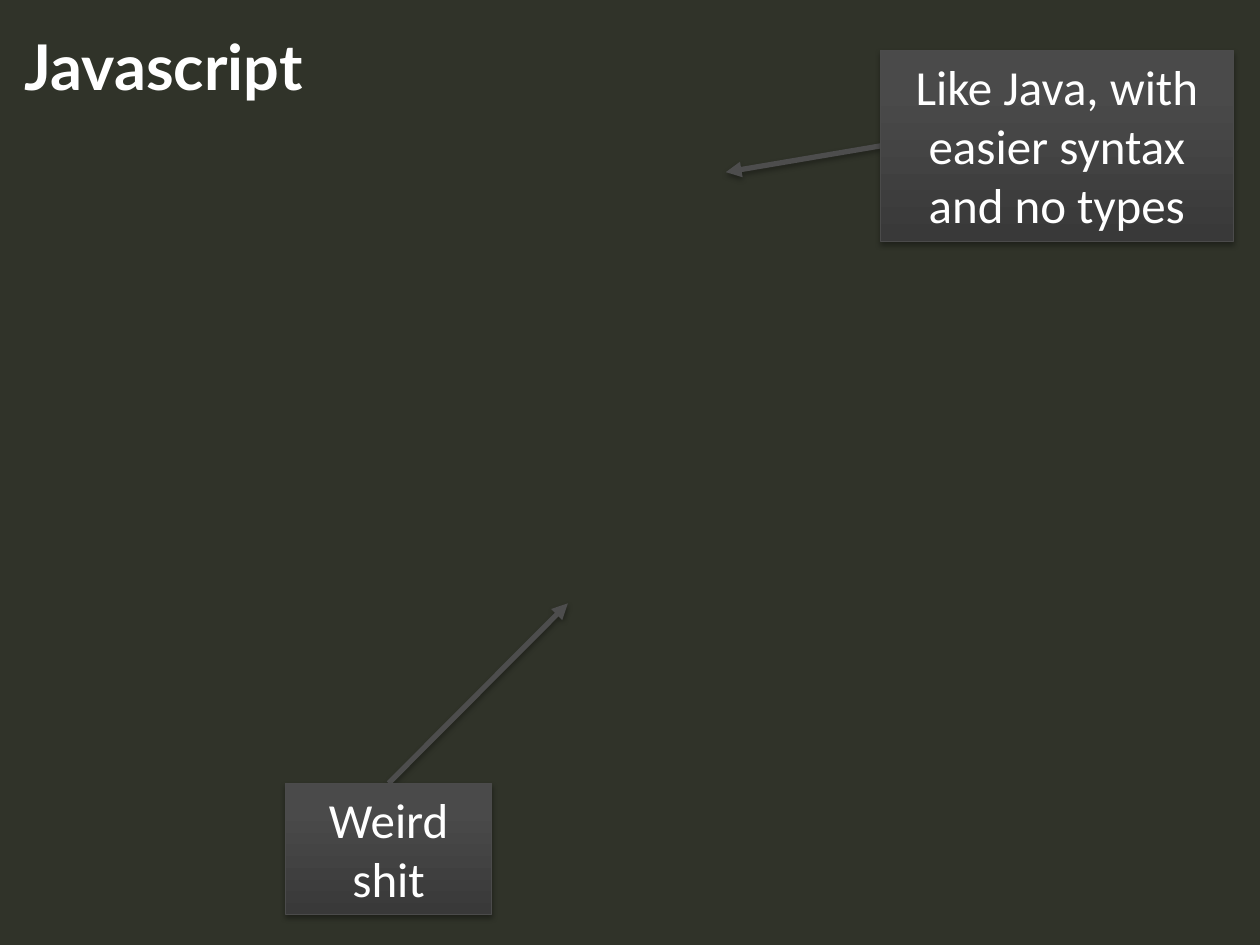
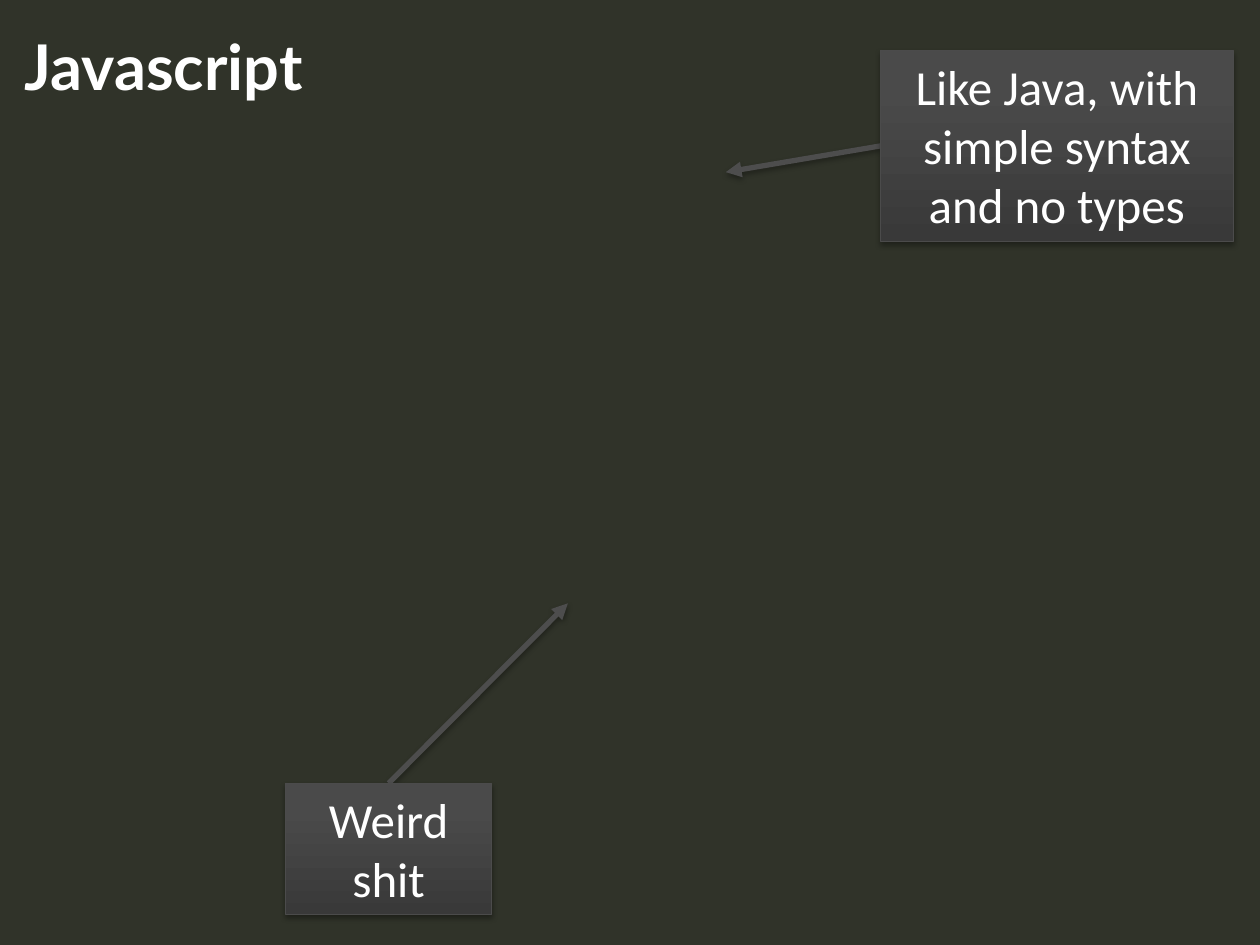
Before and after one commit to oscarrenalias/openslava-2013, a slide deck: slide 31 of Node.js/OpenSlava 2013 - Node.js.pptx (slide 28 before the commit). Drawn at 1260x945 pixels with LibreOffice and Linux fonts; fonts in the diff are those of the drawing; background and template pictures are left out. Boxes give left, top, right and bottom in pixels: in the first picture for what was removed or moved away, otherwise in the second. Text is boxed around its words. In the diff, an @@ line names an element or a change of style, - is before the commit and + after.

```diff
--- a/Node.js/OpenSlava 2013 - Node.js.pptx
+++ b/Node.js/OpenSlava 2013 - Node.js.pptx
@@ text in rectangle at (916,71,1198,231): text changed @@
-Like Java, with easier syntax and no types
+Like Java, with simple syntax and no types
```
Also in this commit, not shown: 7 other slides changed, 3 slides added, 1 other file.
